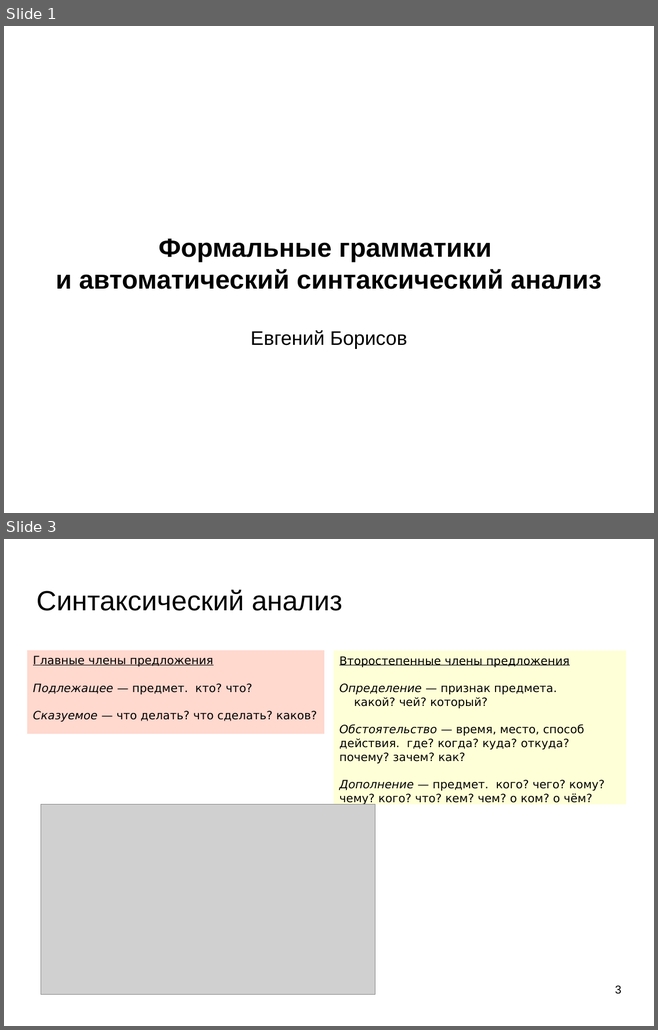
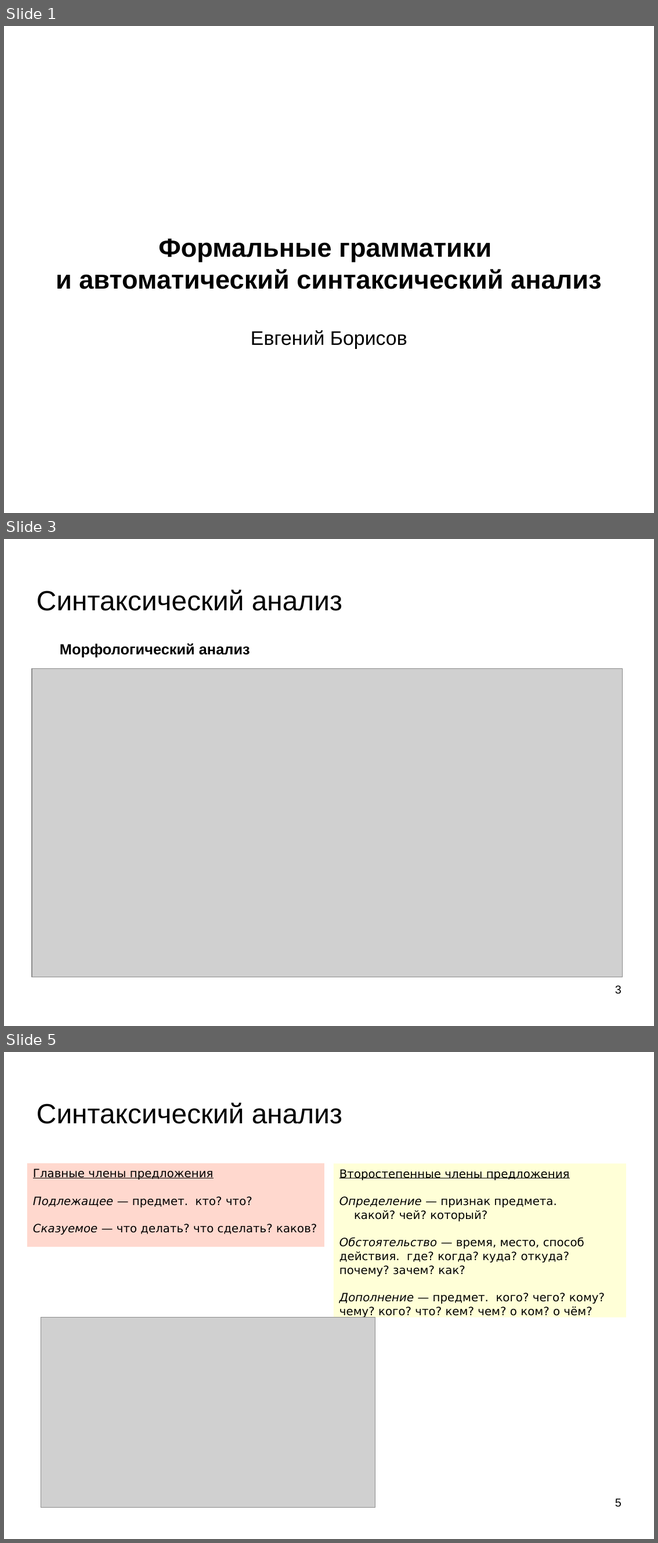
Before and after one commit to mechanoid5/ml_nlp_2022, a slide deck: 07-synt-grammar.odp. Shown one above the other, each under a label of ours: slides 1 and 3 before the commit, slides 1, 3 and 5 after it; the slides between them are not shown. The pictures are 658x1030 and 658x1543 pixels, drawn with LibreOffice and Linux fonts; fonts in the diff are those of the drawing; grey boxes stand for pictures; background and template pictures are left out. Boxes give left, top, right and bottom in pixels: in the first picture for what was removed or moved away, otherwise in the second. Text is boxed around its words. In the diff, an @@ line names an element or a change of style, - is before the commit and + after.

```diff
--- a/07-synt-grammar.odp
+++ b/07-synt-grammar.odp
@@ slide 3 added at (4, 539, 654, 1026), background picture (left out) @@
@@ title added at (36, 589, 342, 611), 33.9 pt, text #000000 @@
+Синтаксический анализ
@@ title added at (60, 643, 250, 657), 18 pt, text #000000, bold @@
+Морфологический анализ
@@ picture added at (32, 669, 622, 977) @@
@@ page number added at (615, 986, 621, 994), 14 pt, text #000000 @@
+3
@@ what was slide 3 is now slide 5 @@
@@ page number at (615, 1499, 621, 1507): text changed @@
-3
+5
```
Also in this commit, not shown: 6 slides changed, 1 other slide added, 6 other files.
